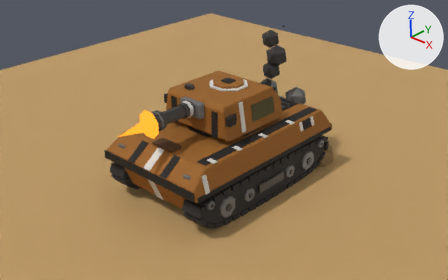
An edit to the Blender file resources/3d/jackal_tank_lowpoly.blend, drawn before and after from the same camera.
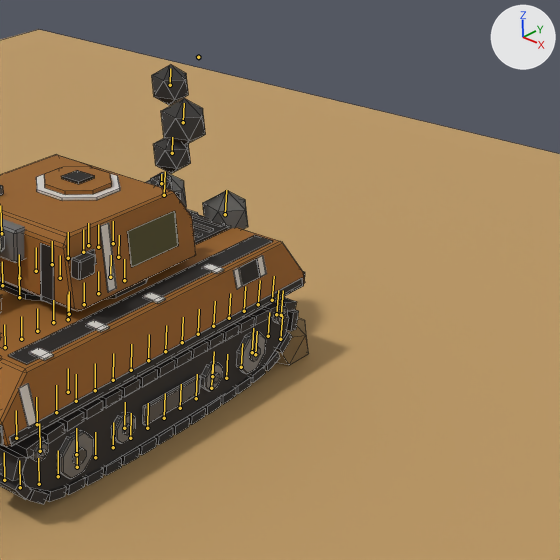
Each version is shown from the file's camera 'Camera', then close up on the part from 43% to 100% of the width and 0% to 91% of the height. Every picture has the same lights, and +X, +Y and +Z are marked at upper right. The first two pictures are the older version. Both versions are drawn at frame 20 of the action 'Smoke'; the numbers are the values there. The bones that change, and the others that lie on the model, are drawn over the model as lines in the close-ups. The close-ups show mesh edges as thin lines.

Names of what the first close-up shows: 'Ground', 'Tank'.
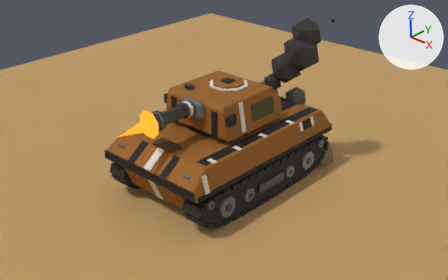
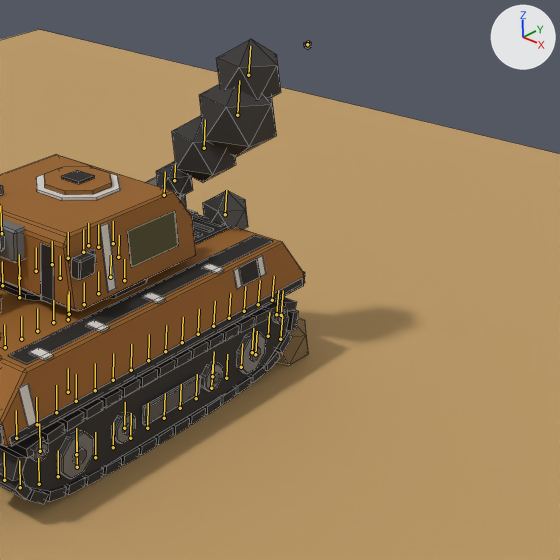
Boxes (x1, y1, x2, y2) around the edits, measured in the close-ups (560 x 560 px):
'Tank', posed: before (0, 55, 309, 504); after (0, 39, 312, 504)
bone 'Smoke.0', root to tip: before (170, 85) to (170, 68); after (248, 75) to (250, 46)
bone 'Smoke.1', root to tip: before (198, 57) to (198, 55); after (307, 44) to (308, 41)
bone 'Smoke.2', root to tip: before (161, 183) to (161, 174); after (174, 180) to (175, 164)
bone 'Smoke.3', root to tip: before (172, 153) to (172, 137); after (204, 148) to (205, 119)
bone 'Smoke.4', root to tip: before (183, 122) to (184, 103); after (237, 115) to (239, 80)

What the commit changed:
Bone 'Smoke.0' (bone_smoke_0) moves from (-0.24, 1.9, -0.4) to (0.94, 2.22, -0.71).
Bone 'Smoke.0' (bone_smoke_0) is rescaled from (0.63, 0.63, 0.63) to (1.06, 1.06, 1.06).
Bone 'Smoke.1' (bone_smoke_1) moves from (0.19, 2.38, -0.5) to (1.77, 2.78, -0.89).
Bone 'Smoke.1' (bone_smoke_1) is rescaled from (0.08, 0.08, 0.08) to (0.13, 0.13, 0.13).
Bone 'Smoke.2' (bone_smoke_2) moves from (-0.1, 0.46, -0.1) to (0.08, 0.54, -0.17).
Bone 'Smoke.2' (bone_smoke_2) is rescaled from (0.37, 0.37, 0.37) to (0.63, 0.63, 0.63).
Bone 'Smoke.3' (bone_smoke_3) moves from (0.0, 0.94, -0.2) to (0.47, 1.1, -0.35).
Bone 'Smoke.3' (bone_smoke_3) is rescaled from (0.64, 0.64, 0.64) to (1.09, 1.09, 1.09).
Bone 'Smoke.4' (bone_smoke_4) moves from (0.11, 1.42, -0.3) to (0.92, 1.66, -0.53).
Bone 'Smoke.4' (bone_smoke_4) is rescaled from (0.75, 0.75, 0.75) to (1.28, 1.28, 1.28).
